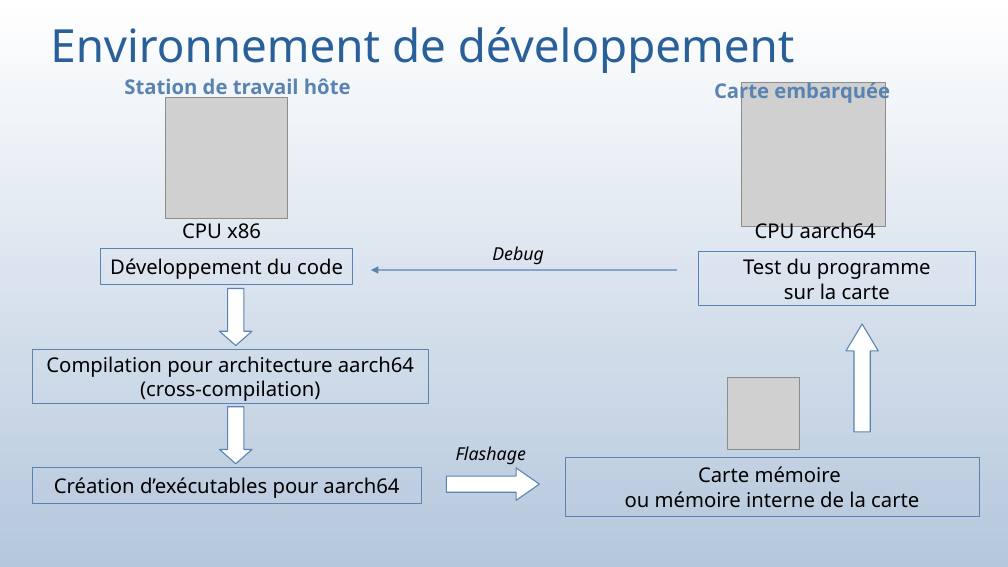
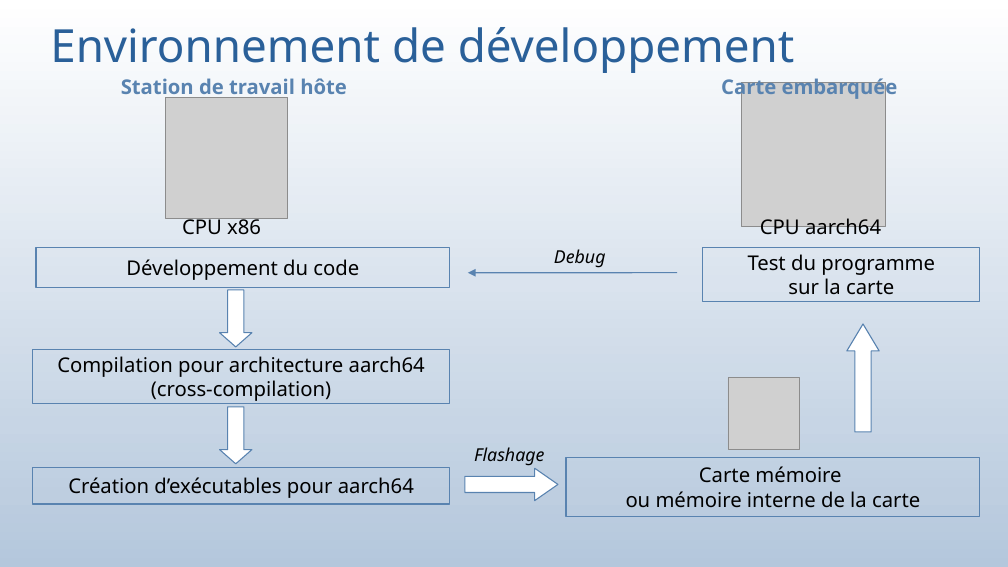
Before and after one commit to bauj/AJC_projet_belib, a slide deck: slide 17 of presentation_projetV2.odp. Drawn at 1008x567 pixels with LibreOffice and Linux fonts; fonts in the diff are those of the drawing; grey boxes stand for pictures. Boxes give left, top, right and bottom in pixels: in the first picture for what was removed or moved away, otherwise in the second. Text is boxed around its words. In the diff, an @@ line names an element or a change of style, - is before the commit and + after.

```diff
--- a/presentation_projetV2.odp
+++ b/presentation_projetV2.odp
@@ text "Station de travail hôte": place and size @@
-text "Station de travail hôte" at <box>124,78,351,101</box>
+text "Station de travail hôte" at <box>121,78,347,101</box>
@@ text "Carte embarquée": place and size @@
-text "Carte embarquée" at <box>714,79,890,105</box>
+text "Carte embarquée" at <box>721,75,898,101</box>
@@ text "CPU x86" rewrapped from <box>182,218,261,239</box> to <box>182,218,261,235</box> @@
@@ text "CPU aarch64": place and size @@
-text "CPU aarch64" at <box>755,222,876,238</box>
+text "CPU aarch64" at <box>760,218,881,234</box>
@@ rectangle "Développement du code": place and size @@
-rectangle "Développement du code" at <box>101,249,353,285</box>
+rectangle "Développement du code" at <box>36,248,450,288</box>
@@ text "Debug": place and size @@
-text "Debug" at <box>492,246,544,265</box>
+text "Debug" at <box>554,249,606,268</box>
@@ rectangle "Test du programme": place and size @@
-rectangle "Test du programme" at <box>699,252,976,306</box>
+rectangle "Test du programme" at <box>703,248,981,302</box>
@@ arrow moved from (677, 270) - (371, 270) to (677, 273) - (468, 273) @@
@@ rectangle "Compilation pour architecture aarch64": place and size @@
-rectangle "Compilation pour architecture aarch64" at <box>32,349,428,403</box>
+rectangle "Compilation pour architecture aarch64" at <box>32,349,450,403</box>
@@ text "Flashage": place and size @@
-text "Flashage" at <box>456,446,526,465</box>
+text "Flashage" at <box>474,447,544,466</box>
@@ rectangle "Création d’exécutables pour aarch64": place and size @@
-rectangle "Création d’exécutables pour aarch64" at <box>33,467,422,504</box>
+rectangle "Création d’exécutables pour aarch64" at <box>33,467,451,504</box>
@@ down arrow: place and size @@
-down arrow at <box>446,469,539,501</box>
+down arrow at <box>465,469,558,501</box>
```
Also in this commit, not shown: 18 other slides changed, 3 other files.
